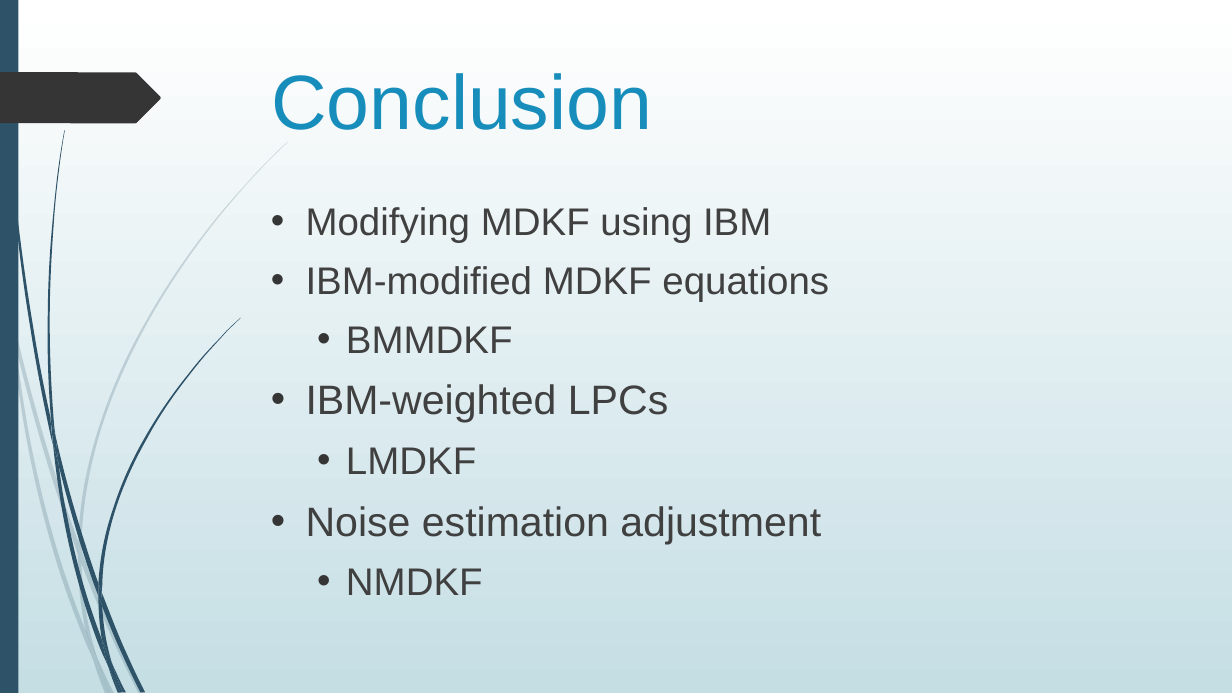
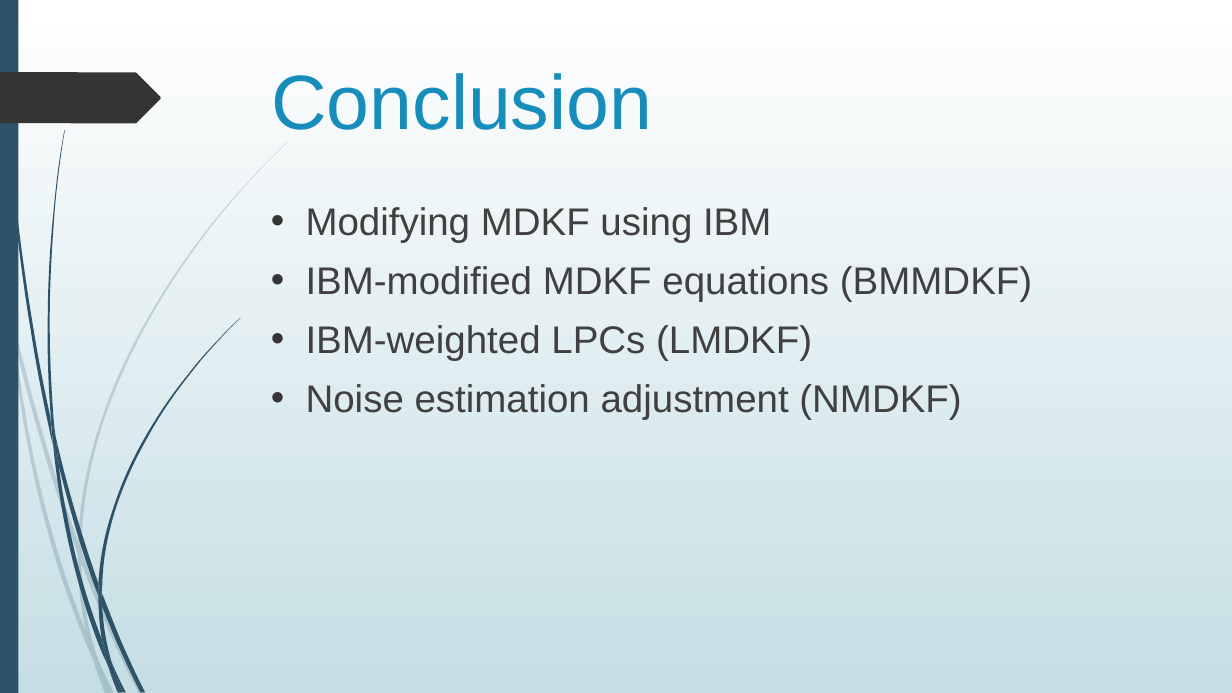
Before and after one commit to jygoh1/FinalYearProject, a slide deck: slide 22 of Presentation/draft_other.pptx (slide 26 before the commit). Drawn at 1232x693 pixels with LibreOffice and Linux fonts; fonts in the diff are those of the drawing. Boxes give left, top, right and bottom in pixels: in the first picture for what was removed or moved away, otherwise in the second. Text is boxed around its words. In the diff, an @@ line names an element or a change of style, - is before the commit and + after.

```diff
--- a/Presentation/draft_other.pptx
+++ b/Presentation/draft_other.pptx
@@ text at [306, 266, 1032, 420]: text changed @@
-• IBM-modified MDKF equations
-  • BMMDKF
-• IBM-weighted LPCs
-  • LMDKF
-• Noise estimation adjustment
-  • NMDKF
+• IBM-modified MDKF equations (BMMDKF)
+• IBM-weighted LPCs (LMDKF)
+• Noise estimation adjustment (NMDKF)
```
Also in this commit, not shown: 13 other slides changed, 4 slides removed, 4 other files.
